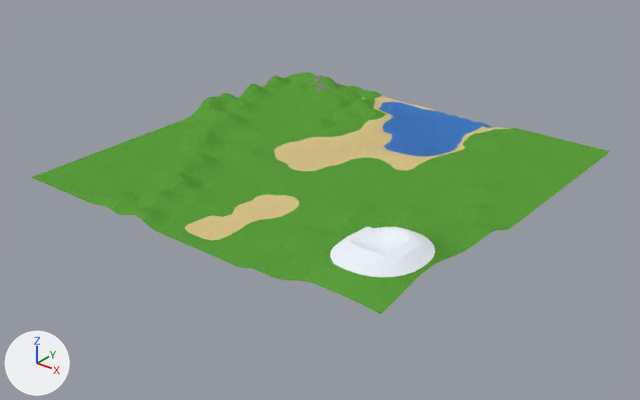
A saved change to the Blender file art/world/source/world_landscape.blend.
One viewpoint serves both versions: a camera (50 mm lens) standing at (2430.0, -3117.0, 1720.0) and looking at (20.0, -104.0, -148.0). Every picture has the same lights, and +X, +Y and +Z are marked at lower left. The picture after the commit comes second.
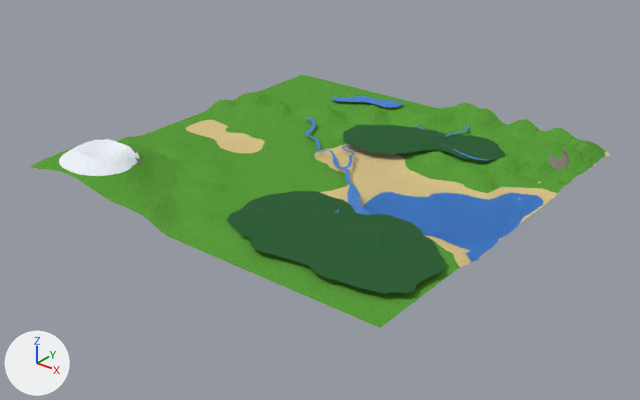
Pixel boxes [x1, y1, x2, y2] of what changed, in the pictures (640 x 400 px):
'Plane', turned
    before: [31, 72, 611, 314]
    after: [29, 75, 610, 328]
'elder wood', added (green)
    after: [227, 191, 445, 294]
'northwood', added (green)
    after: [343, 125, 505, 162]
'Pale River', added
    after: [305, 117, 488, 215]
'The Still Lake', added
    after: [332, 96, 404, 108]

What changed in the scene script:
```text
Add img_tex_leaf_pine:
    img_tex_leaf_pine = load_image('tex_leaf_pine', '../textures/leaf_pine.png', 32, 32, 'sRGB')
Add mat_water_placeholder:
    mat_water_placeholder = bpy.data.materials.new('water_placeholder')
    # colours: white #ffffff
    # uses the picture img_tex_water
Add mat_forest_placeholder:
    mat_forest_placeholder = bpy.data.materials.new('forest_placeholder')
    # colours: light grey #cbdacb
    # uses the picture img_tex_leaf_pine
Add me_plane_005:
    me_plane_005.from_pydata(...)  # 49 vertices, 36 faces; spans x -6.4..9.3, y -3.8..4.5, z -2.3..2.5
    me_plane_005.materials.append(mat_water_placeholder)
Add me_plane_004:
    me_plane_004.from_pydata(...)  # 168 vertices, 83 faces; spans x -1.0..41.3, y -32.3..19.7, z -15.5..0.0
    me_plane_004.materials.append(mat_water_placeholder)
Add me_plane_003:
    me_plane_003.from_pydata(...)  # 221 vertices, 192 faces; spans x -1.0..1.0, y -0.9..0.3, z 12.1..44.7
    me_plane_003.materials.append(mat_forest_placeholder)
Add me_plane_002:
    me_plane_002.from_pydata(...)  # 71 vertices, 54 faces; spans x -1.1..0.5, y -2.7..0.9, z -8.6..32.4
    me_plane_002.materials.append(mat_forest_placeholder)
Change ob_plane:
    ob_plane.rotation_euler: (0.0, 0.0, 0.0) -> (0.0, 0.0, 4.712)  # degrees (0, 0, 0) -> degrees (0, 0, 270)
Add ob_the_still_lake:
    ob_the_still_lake = bpy.data.objects.new('The Still Lake', me_plane_005)
    ob_the_still_lake.location = (-407.0, 799.0, 16.0)
    ob_the_still_lake.scale = (25.0, 25.0, 1.0)
Add ob_pale_river:
    ob_pale_river = bpy.data.objects.new('Pale River', me_plane_004)
    ob_pale_river.location = (-429.0, 356.0, 33.0)
    ob_pale_river.scale = (25.0, 25.0, 1.0)
Add ob_elder_wood:
    ob_elder_wood = bpy.data.objects.new('elder wood', me_plane_003)
    ob_elder_wood.location = (513.0, -452.0, 9.0)
    ob_elder_wood.scale = (500.0, 500.0, 1.0)
Add ob_northwood:
    ob_northwood = bpy.data.objects.new('northwood', me_plane_002)
    ob_northwood.location = (372.0, 606.0, 17.0)
    ob_northwood.scale = (500.0, 150.0, 1.0)
```
